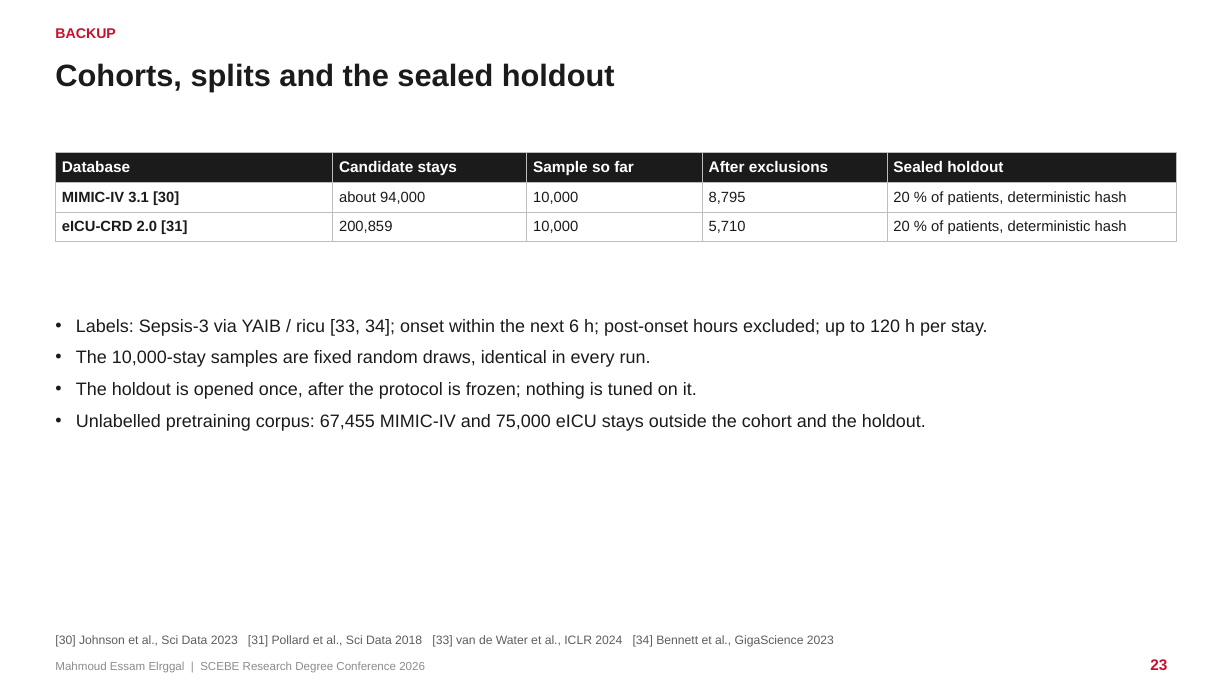
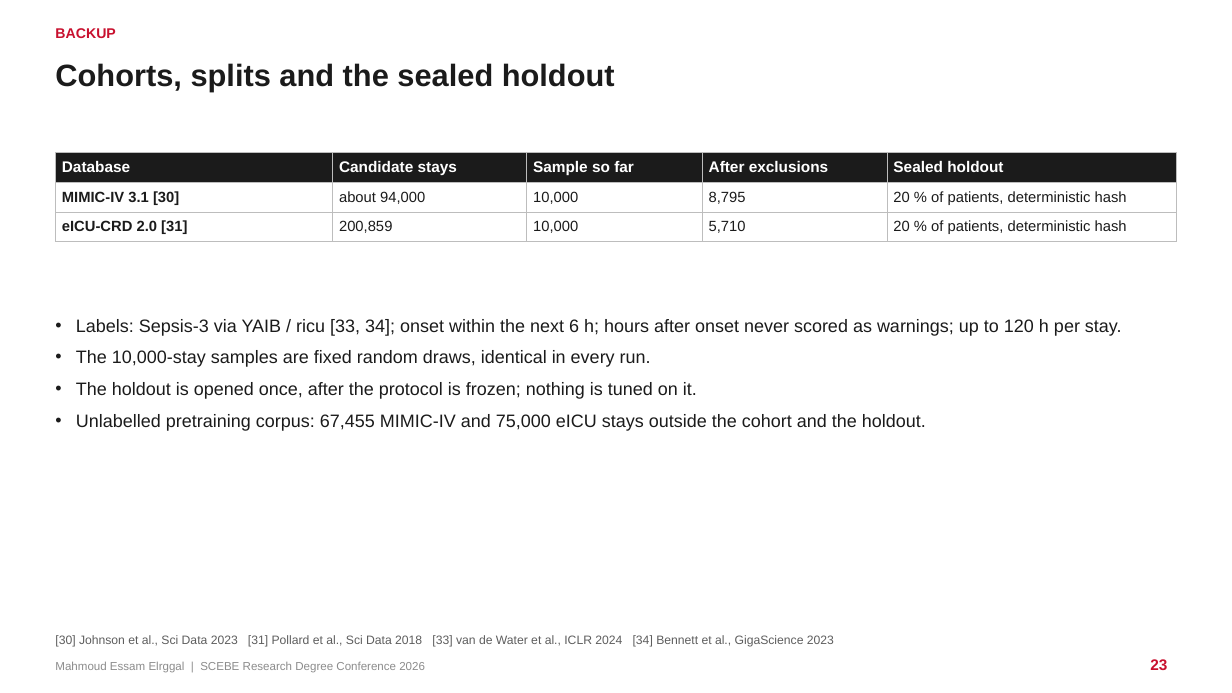
Before and after one commit to mahmoudddj/datasciencecoursera1, a slide deck: slide 23 of dev/presentation/Elrggal_Mahmoud_SCEBE2026.pptx. Drawn at 1232x693 pixels with LibreOffice and Linux fonts; fonts in the diff are those of the drawing. Boxes give left, top, right and bottom in pixels: in the first picture for what was removed or moved away, otherwise in the second. Text is boxed around its words. In the diff, an @@ line names an element or a change of style, - is before the commit and + after.

```diff
--- a/dev/presentation/Elrggal_Mahmoud_SCEBE2026.pptx
+++ b/dev/presentation/Elrggal_Mahmoud_SCEBE2026.pptx
@@ text at [76, 319, 1122, 336]: text changed @@
-• Labels: Sepsis-3 via YAIB / ricu [33, 34]; onset within the next 6 h; post-onset hours excluded; up to 120 h per stay.
+• Labels: Sepsis-3 via YAIB / ricu [33, 34]; onset within the next 6 h; hours after onset never scored as warnings; up to 120 h per stay.
```
Also in this commit, not shown: 2 other slides changed, 7 other files.
